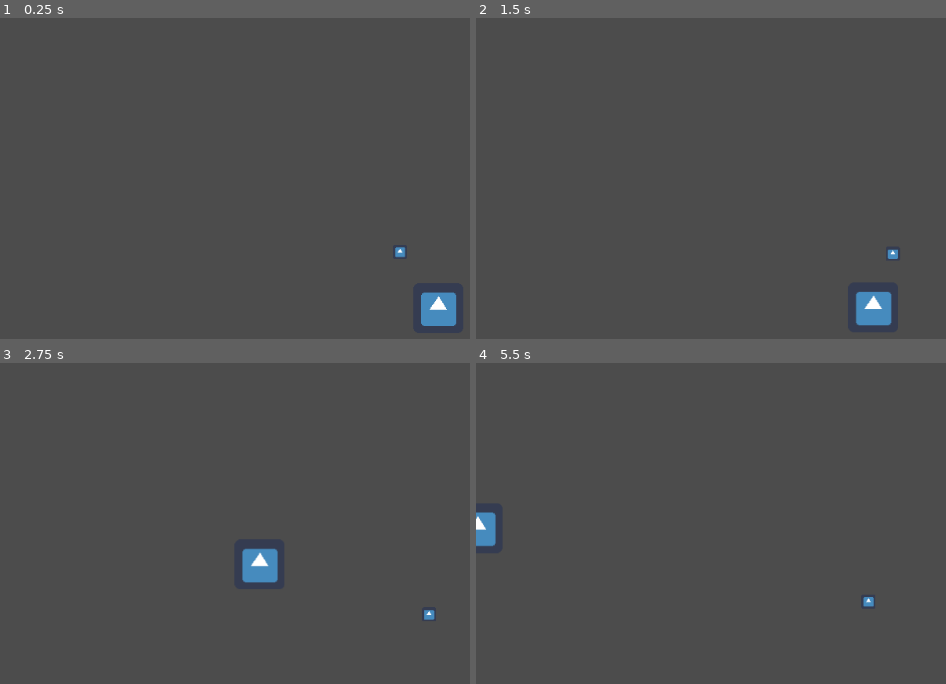
Above: before the commit, frames 1-4 (two rows, left to right).
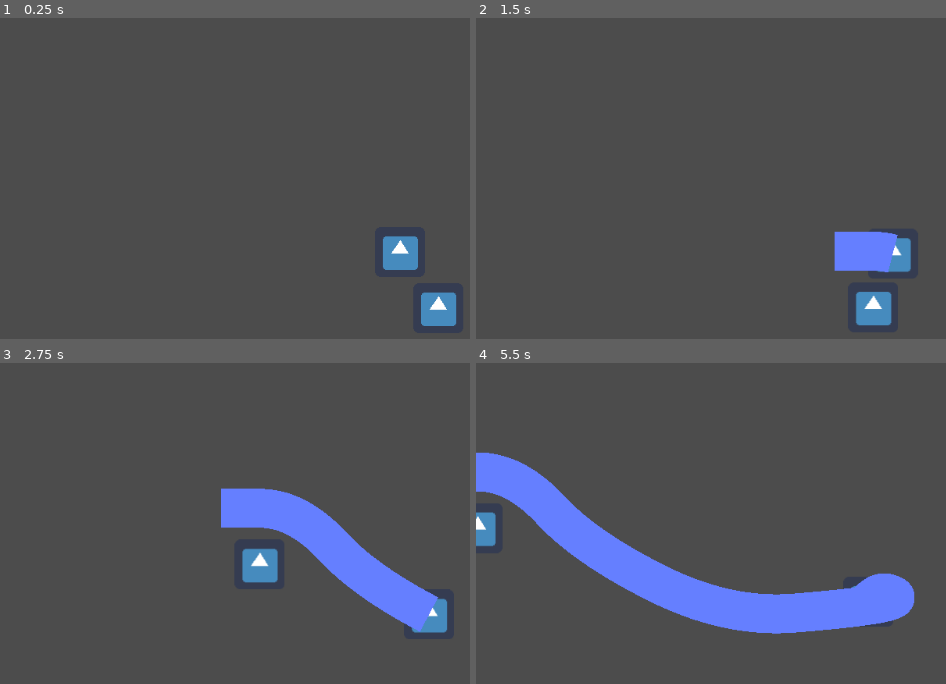
Above: after the commit, the same moments.

Repository: samithShetty/Fall-22-49er-Game-Jam
Game: Godot game, scene res://TestScene.tscn
Two runs of this game, one before a commit and one after it. Both use one fixed random seed, a clock stepped at 60 frames per second and the inputs below. Before the commit the project has no main scene; this scene is started directly in both runs. The engine's default icon, where the game draws it, is replaced by a stand-in: a white triangle on a blue panel in a dark square.
Inputs:
- Up to frame 1 (0.25 s): no input
- Up to frame 2 (1.5 s): tap Enter at 0.5 s; hold D (right) 0.53-1.28 s; hold S (down) from 1.28 s (still down)
- Up to frame 3 (2.75 s): release S (down) at 2.03 s; hold D (right) from 2.03 s (still down)
- Up to frame 4 (5.5 s): release D (right) at 2.78 s; hold W (up) 2.78-3.53 s; hold A (left) 3.53-5.03 s; hold S (down) from 5.03 s (still down)

The runs differ from the first frame. In frame 1, 0.8% of the frame differs, in the area x 81-89%, y 67-79%; in frame 2, 2.0%; in frame 3, 6.8%; in frame 4, 13%, in the area x 0-94%, y 27-85%.

Commit message:
Added Water Trail

Diff:
--- a/Snowman.gd
+++ b/Snowman.gd
@@ -18,5 +18,5 @@
 
 
 # Called every frame. 'delta' is the elapsed time since the previous frame.
-#func _process(delta):
-#	pass
+func _process(delta):
+	pass
--- a/TestScene.tscn
+++ b/TestScene.tscn
@@ -1,7 +1,8 @@
-[gd_scene load_steps=4 format=2]
+[gd_scene load_steps=5 format=2]
 
 [ext_resource path="res://Snowman.gd" type="Script" id=1]
 [ext_resource path="res://icon.png" type="Texture" id=2]
+[ext_resource path="res://WaterTrail.tscn" type="PackedScene" id=3]
 
 [sub_resource type="CircleShape2D" id=1]
 
@@ -12,7 +13,6 @@
 
 [node name="Sprite" type="Sprite" parent="Snowman"]
 position = Vector2( 0, -1.2219e-06 )
-scale = Vector2( 0.28125, 0.28125 )
 texture = ExtResource( 2 )
 
 [node name="CollisionShape2D" type="CollisionShape2D" parent="Snowman"]
@@ -22,6 +22,8 @@
 current = true
 smoothing_enabled = true
 
+[node name="Trail2D" parent="Snowman" instance=ExtResource( 3 )]
+
 [node name="Icon" type="Sprite" parent="."]
 position = Vector2( 49, 72 )
 texture = ExtResource( 2 )
--- /dev/null
+++ b/WaterTrail.gd
@@ -0,0 +1,16 @@
+extends Line2D
+
+
+var length = 500
+var point = Vector2(0,0)
+
+func _process(delta):
+	global_position = Vector2(0,0)
+	global_rotation = 0
+
+	point = get_parent().global_position
+
+	add_point(point)
+
+	while get_point_count() > length:
+		remove_point(0)
--- /dev/null
+++ b/WaterTrail.tscn
@@ -0,0 +1,7 @@
+[gd_scene load_steps=2 format=2]
+
+[ext_resource path="res://WaterTrail.gd" type="Script" id=1]
+
+[node name="Trail2D" type="Line2D"]
+width = 50.0
+script = ExtResource( 1 )
--- a/project.godot
+++ b/project.godot
@@ -11,6 +11,7 @@
 [application]
 
 config/name="SnowDrift"
+run/main_scene="res://TestScene.tscn"
 config/icon="res://icon.png"
 
 [input]
